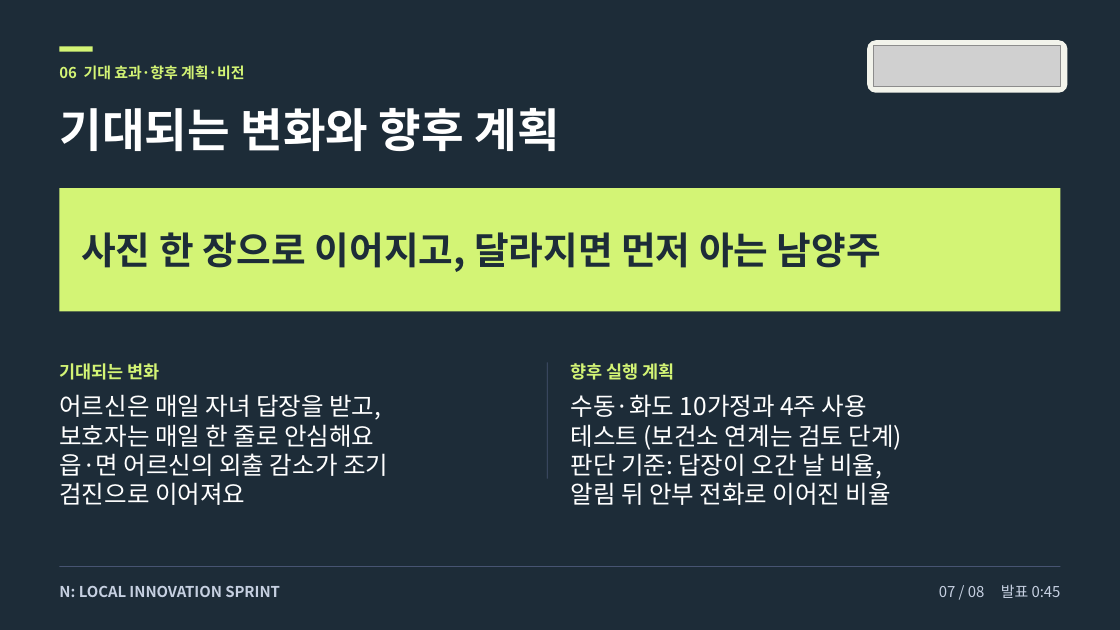
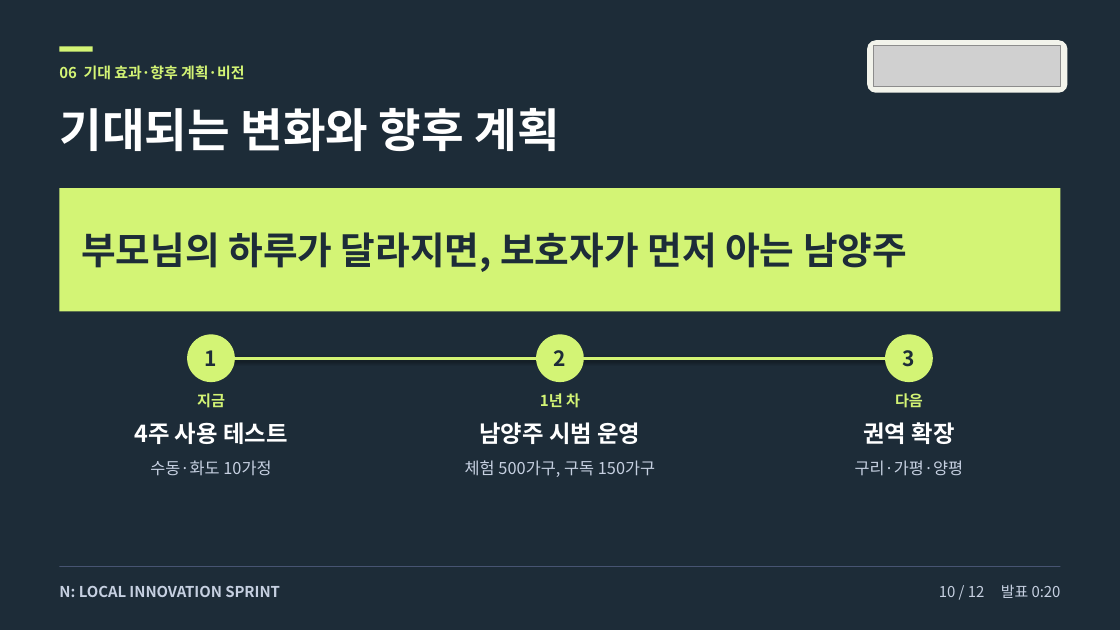
Before and after one commit to howoo101/masil, a slide deck: slide 10 of files/pitch-deck.pptx (slide 7 before the commit). Drawn at 1120x630 pixels with LibreOffice and Linux fonts; fonts in the diff are those of the drawing; grey boxes stand for pictures. Boxes give left, top, right and bottom in pixels: in the first picture for what was removed or moved away, otherwise in the second. Text is boxed around its words. In the diff, an @@ line names an element or a change of style, - is before the commit and + after.

```diff
--- a/files/pitch-deck.pptx
+++ b/files/pitch-deck.pptx
@@ text at (81,232,907,272): text changed @@
-사진 한 장으로 이어지고, 달라지면 먼저 아는 남양주
+부모님의 하루가 달라지면, 보호자가 먼저 아는 남양주
@@ ellipse added at (187,334,235,382), fill #D3F475 @@
@@ text added at (205,350,217,366), 18 pt, text #1D2C38, bold @@
+1
@@ line added from (211, 359) to (909, 359), #D3F475 3 pt @@
@@ ellipse added at (536,334,584,382), fill #D3F475 @@
@@ text added at (554,350,566,366), 18 pt, text #1D2C38, bold @@
+2
@@ ellipse added at (886,334,933,382), fill #D3F475 @@
@@ text added at (903,350,915,367), 18 pt, text #1D2C38, bold @@
+3
@@ text removed at (59,363,160,380) @@
-기대되는 변화
@@ rectangle removed at (547,362,548,479) @@
@@ text removed at (571,363,675,380) @@
-향후 실행 계획
@@ text removed at (59,394,388,505) @@
-어르신은 매일 자녀 답장을 받고,
-보호자는 매일 한 줄로 안심해요
-읍·면 어르신의 외출 감소가 조기
-검진으로 이어져요
@@ text added at (197,393,225,408), 13 pt, text #D3F475, bold @@
+지금
@@ text added at (540,393,580,408), 13 pt, text #D3F475, bold @@
+1년 차
@@ text removed at (571,394,902,505) @@
-수동·화도 10가정과 4주 사용
-테스트 (보건소 연계는 검토 단계)
-판단 기준: 답장이 오간 날 비율,
-알림 뒤 안부 전화로 이어진 비율
@@ text added at (895,393,923,408), 13 pt, text #D3F475, bold @@
+다음
@@ text added at (134,422,287,444), 20 pt, text #FFFFFF, bold @@
+4주 사용 테스트
@@ text added at (479,422,640,444), 20 pt, text #FFFFFF, bold @@
+남양주 시범 운영
@@ text added at (863,422,955,444), 20 pt, text #FFFFFF, bold @@
+권역 확장
@@ text added at (150,460,271,476), 14 pt, text #C6D0E1 @@
+수동·화도 10가정
@@ text added at (465,460,655,477), 14 pt, text #C6D0E1 @@
+체험 500가구, 구독 150가구
@@ text added at (855,460,964,476), 14 pt, text #C6D0E1 @@
+구리·가평·양평
@@ text at (939,584,1061,598): text changed @@
-07 / 08 발표 0:45
+10 / 12 발표 0:20
```
Also in this commit, not shown: 7 other slides changed, 4 slides added, 11 other files.
